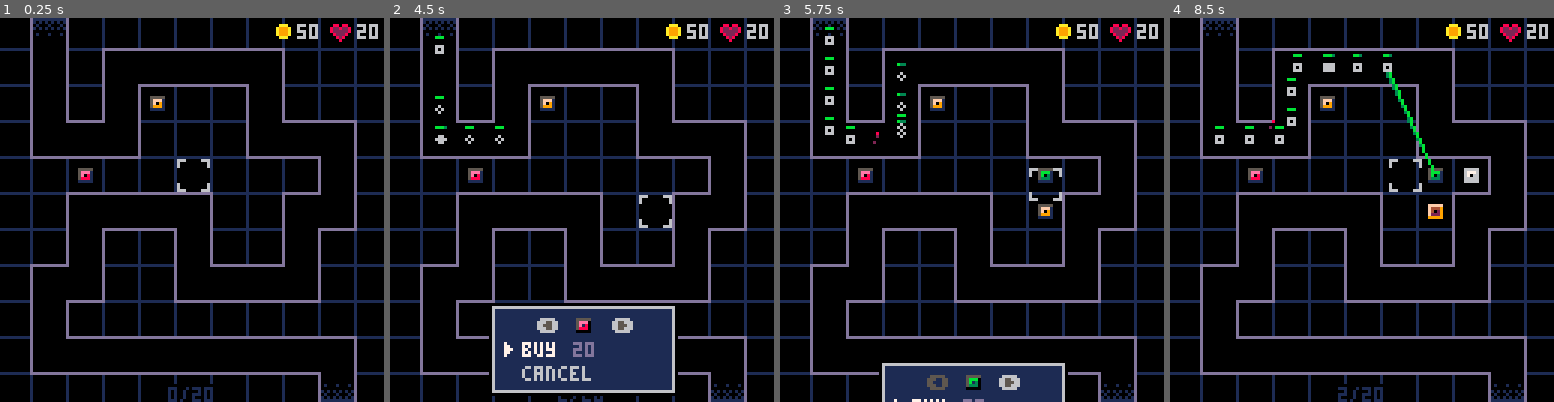
Above: before the commit, frames 1-4 (left to right).
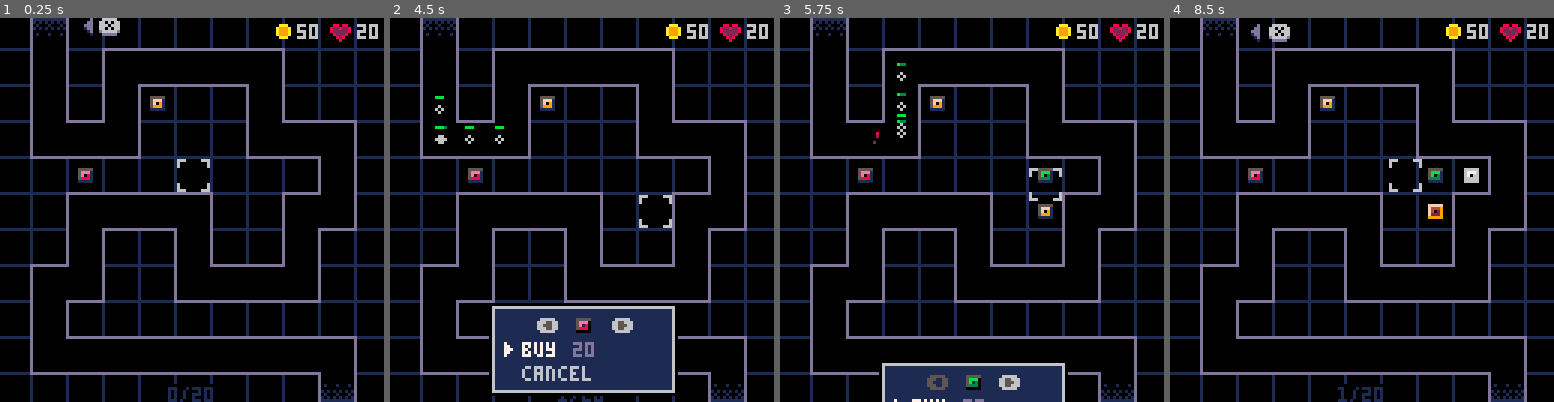
Above: after the commit, the same moments.

Repository: beardedsakimonkey/pixel_td.p8
Game: PICO-8 cartridge pixel_td.p8
Two runs of this game, one before a commit and one after it. Both use one fixed random seed, a clock stepped at 60 frames per second and the inputs below.
Inputs:
- Up to frame 1 (0.25 s): no input
- Up to frame 2 (4.5 s): tap X (X key) at 0.33, 1.07, 1.85, 2.97, 4.08 s; tap O (Z key) at 0.7, 1.7, 2.1, 2.5, 2.9, 3.3, 3.7, 4.1 s; hold Right 1.6-2.1 s; hold Up 2.15-2.42 s; hold Right 2.47-3.03 s; hold Left 3.08-3.58 s; hold Down 3.63-3.97 s; hold Right from 4.02 s (still down)
- Up to frame 3 (5.75 s): tap O (Z key) every 0.4 s from 4.5 to 5.7 s; release Right at 4.68 s; hold Up 4.73-5.03 s; hold Left 5.08-5.68 s; tap X (X key) at 5.2 s; hold Down from 5.73 s (still down)
- Up to frame 4 (8.5 s): release Down at 6.03 s; hold Right 6.08-6.58 s; tap O (Z key) every 0.4 s from 6.1 to 8.1 s; tap X (X key) at 6.32, 7.43 s; hold Right 6.63-7.13 s; hold Up 7.18-7.45 s; hold Right 7.5-8.07 s; hold Left from 8.12 s (still down)

The runs differ from the first frame. In frame 1, 0.3% of the frame differs, in the area x 21-32%, y 0-5%; in frame 2, less than 0.1%; in frame 3, 0.3%; in frame 4, 1.3%, in the area x 11-69%, y 1-100%.

Commit message:
add hint for sending wave

Diff:
--- a/bullet.lua
+++ b/bullet.lua
@@ -1,6 +1,6 @@
 local function collide(blt, enmy)
     return blt.x > enmy.x-1 and blt.x < enmy.x+1
-    and blt.y > enmy.y-1 and blt.y < enmy.y+1
+       and blt.y > enmy.y-1 and blt.y < enmy.y+1
 end
 
 -- Todo: perf
--- a/core.lua
+++ b/core.lua
@@ -71,6 +71,7 @@
     init_towers()
 end
 
+
 --------------------------------------------------------------------------------
 -- UPDATE
 --------------------------------------------------------------------------------
@@ -104,6 +105,7 @@
     update_enemies()
     update_bullets()
     update_towers()
+    update_hint()
 end
 
 --------------------------------------------------------------------------------
@@ -185,11 +187,7 @@
         spr(17, x, y)
     end
 
-    -- if sending == 0 then
-    --     local c = (t%4 == 0 or (t-1)%4 == 0) and C.pink or C.orange
-    --     print('❎ send wave', 22, 1, c)
-    -- end
-    color(C.red)
+    draw_hint()
 end
 
 function get_cell_corner(grid_cell)
--- a/enemy.lua
+++ b/enemy.lua
@@ -160,9 +160,14 @@
     end)
 end
 
+function can_send_wave()
+    return sending == 0 and #enemies == 0
+end
+
 function send_wave()
-    if sending == 0 then
+    if can_send_wave() then
         wave += 1
         sending = 10
+        show_hint = false
     end
 end
--- /dev/null
+++ b/hint.lua
@@ -0,0 +1,31 @@
+show_hint = true
+
+local prev_show_hint = show_hint
+
+local OFFSCREEN_Y = -6
+local hint_y = OFFSCREEN_Y
+local hint_v = 0
+
+function update_hint()
+    show_hint = show_hint or can_send_wave()
+    if show_hint ~= prev_show_hint then
+        hint_v = 200
+    end
+    local dest_y = show_hint and 2 or OFFSCREEN_Y
+    hint_y, hint_v = spring(hint_y, dest_y, hint_v, {
+        stiffness = 200,
+        damping = 32,
+        mass = 2,
+        precision = 0.2,
+    })
+    prev_show_hint = show_hint
+end
+
+function draw_hint()
+    local x = 27
+    spr(20, x + (cos(time()/2)+2)*1.2 - 2, hint_y)
+    x += 6
+    print('❎', x, hint_y+1, C.indigo)
+    rectfill(x+2, hint_y+1, x+4, hint_y+3, C.black)
+    print('❎', x, hint_y, C.light_gray)
+end
--- a/pixel_td.p8
+++ b/pixel_td.p8
@@ -7,6 +7,7 @@
 #include tower.lua
 #include enemy.lua
 #include bullet.lua
+#include hint.lua
 #include core.lua
 __gfx__
 00000000000000000000000000000000000000000000000000000000555555505555555055555550bbbbbbb0eeeeeee0fffffff0000000000000000000000000
@@ -17,12 +18,12 @@
 00000000011111000111110001111100033333000888880009999900533333105888881059999910b1111130e2222280f2222290000000000000000000000000
 00000000000000000000000000000000000000000000000000000000111111101111111011111110333333308888888099999990000000000000000000000000
 00000000000000000000000000000000000000000000000000000000000000000000000000000000000000000000000000000000000000000000000000000000
-000000000aaa00000880880070000000000000000000000000000000000000000000000000000000011111111111000000000000000000000000000000000000
-00000000a999a0008228228077000000000000000000000000000000000000000000000000000000010101010101000001101000000000000000000000000000
-00000000a999a0008222228077700000000000000000000000000000000000000000000000000000001000100010000001010010000000000000000000000000
-00000000a999a0000822280077000000000000000000000000000000000000000000000000000000010101010101000001101000000000000000000000000000
-000000000aaa00000082800070000000000000000000000000000000000000000000000000000000000000000000000001000000000000000000000000000000
-00000000000000000008000000000000000000000000000000000000000000000000000000000000001000100010000001101000000000000000000000000000
+000000000aaa0000088088007000000000d000000000000000000000000000000000000000000000011111111111000000000000000000000000000000000000
+00000000a999a00082282280770000000dd000000000000000000000000000000000000000000000010101010101000001101000000000000000000000000000
+00000000a999a0008222228077700000ddd000000000000000000000000000000000000000000000001000100010000001010010000000000000000000000000
+00000000a999a00008222800770000001dd000000000000000000000000000000000000000000000010101010101000001101000000000000000000000000000
+000000000aaa0000008280007000000001d000000000000000000000000000000000000000000000000000000000000001000000000000000000000000000000
+00000000000000000008000000000000001000000000000000000000000000000000000000000000001000100010000001101000000000000000000000000000
 00000000000000000000000000000000000000000000000000000000000000000000000000000000000000000000000001010010000000000000000000000000
 00000000000000000000000000000000000000000000000000000000000000000000000000000000000000000000000001101000000000000000000000000000
 00000000000000000000000000000000000000000000000000000000000000000000000000000000000000000000000001000000000000000000000000000000
--- a/tower.lua
+++ b/tower.lua
@@ -3,18 +3,21 @@
 MAX_TWR = 3 -- how many types of towers are there
 
 tower_cfg = {
-    [1]  = {dmg=0.2, range=30, atkspd=0},   -- lvl 1 green
-    [2]  = {dmg=2,   range=30, atkspd=40},  -- lvl 1 red
-    [3]  = {dmg=2,   range=30, atkspd=120}, -- lvl 1 yellow
-    [4]  = {dmg=0.2, range=30, atkspd=0},   -- lvl 2 green
-    [5]  = {dmg=2,   range=30, atkspd=40},  -- lvl 2 red
-    [6]  = {dmg=2,   range=30, atkspd=120}, -- lvl 2 yellow
-    [7]  = {dmg=0.2, range=30, atkspd=0},   -- lvl 3 green
-    [8]  = {dmg=2,   range=30, atkspd=40},  -- lvl 3 red
-    [9]  = {dmg=2,   range=30, atkspd=120}, -- lvl 3 yellow
-    [10] = {dmg=0.2, range=30, atkspd=0},   -- lvl 4 green
-    [11] = {dmg=2,   range=30, atkspd=40},  -- lvl 4 red
-    [12] = {dmg=2,   range=30, atkspd=120}, -- lvl 4 yellow
+    {dmg=0.2, range=30, atkspd=0},   -- lvl 1 green
+    {dmg=2,   range=30, atkspd=40},  -- lvl 1 red
+    {dmg=2,   range=30, atkspd=120}, -- lvl 1 yellow
+
+    {dmg=0.2, range=30, atkspd=0},   -- lvl 2 green
+    {dmg=2,   range=30, atkspd=40},  -- lvl 2 red
+    {dmg=2,   range=30, atkspd=120}, -- lvl 2 yellow
+
+    {dmg=0.2, range=30, atkspd=0},   -- lvl 3 green
+    {dmg=2,   range=30, atkspd=40},  -- lvl 3 red
+    {dmg=2,   range=30, atkspd=120}, -- lvl 3 yellow
+
+    {dmg=0.2, range=30, atkspd=0},   -- lvl 4 green
+    {dmg=2,   range=30, atkspd=40},  -- lvl 4 red
+    {dmg=2,   range=30, atkspd=120}, -- lvl 4 yellow
 }
 
 function is_green_twr(type)  return type % MAX_TWR == 1 end
